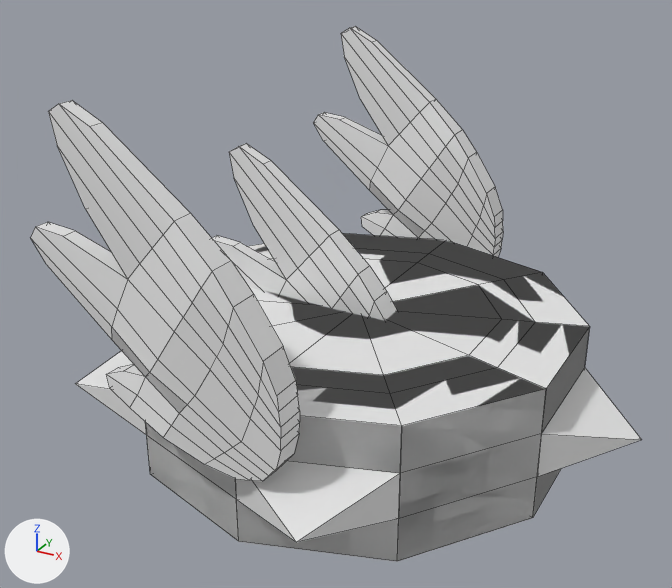
One commit to the FBX model Models/Items/Pucks/pucks.fbx: the scene before it, then after it.
Camera for both pictures: a 50 mm lens placed at (0.0157, -0.0305, 0.021), pointed at (-0.0004, -0.0013, 0.0064). Every picture has the same lights, and +X, +Y and +Z are marked at lower left. Mesh edges are drawn as thin lines. Where no turn or scale is listed for an object, it has been applied to the vertices.

The first picture shows 'Normal Puck', 'Spiked Puck', 'Wing', 'temp Staged Wing 1', 'temp Staged Wing 2'.
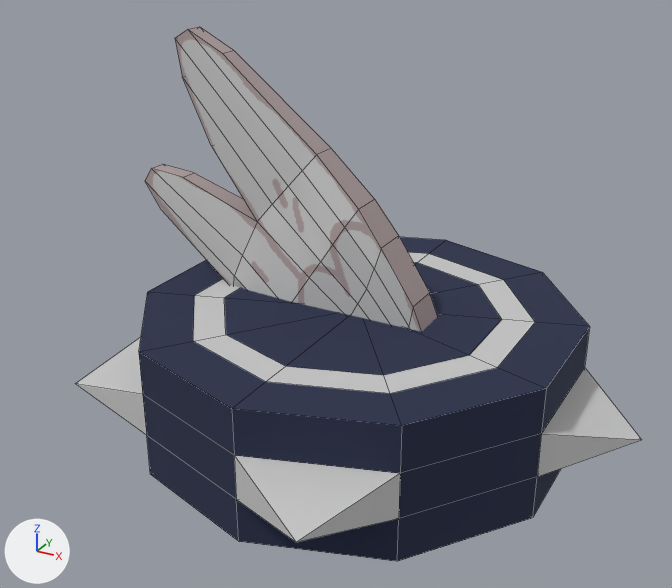
The change, as a list of edits to the scene's bpy script:
```text
Add img_color_puck_spiked_png:
    img_color_puck_spiked_png = load_image('color_puck_spiked.png', '_unpacked/color_puck_spiked.png', 1024, 1024, 'sRGB')
Add img_color_puck_wing_png:
    img_color_puck_wing_png = load_image('color_puck_wing.png', '_unpacked/color_puck_wing.png', 1024, 1024, 'sRGB')
Add mat_m_puckspiked:
    mat_m_puckspiked = principled_material('m_puckspiked')
    mat_m_puckspiked.texture = img_color_puck_spiked_png  # with its transparency
    mat_m_puckspiked.roughness = 1.0
Add mat_m_puckwing:
    mat_m_puckwing = principled_material('m_puckwing')
    mat_m_puckwing.texture = img_color_puck_wing_png  # with its transparency
    mat_m_puckwing.roughness = 0.929
Change me_spiked_puck:
    where me_spiked_puck.from_pydata(...)  # 67 vertices, 85 faces; spans x -0.0093..0.0115, y -0.0109..0.0109, z 0.0..0.0053
    used by ob_spiked_puck; location = (0.0, 0.0, 0.0)
    me_spiked_puck part 2: texture (UV) coordinates of 85 of 85 faces, centred in x -0.0088..0.0096, y -0.0097..0.0097, z 0.0..0.0053, changed; they spanned u 0.0..1.0, v 0.01..1.0 and now span u 0.03..0.97, v 0.04..0.8
    add me_spiked_puck.materials.append(mat_m_puckspiked)  # picture img_color_puck_spiked_png
Change me_wing:
    used by ob_wing; location = (0.0, 0.0, 0.0)
    remove me_wing.from_pydata(...)  # 120 vertices, 119 faces; spans x -0.00741..0.0025, y -0.00056..0.00056, z -0.00007..0.01139
    add me_wing.from_pydata(...)  # 120 vertices, 118 faces; spans x -0.0103..0.00347, y -0.00077..0.00077, z -0.0001..0.01583
    me_wing part 1: the whole mesh is rebuilt
    add me_wing.materials.append(mat_m_puckwing)  # picture img_color_puck_wing_png
Remove ob_normal_puck:
    ob_normal_puck = bpy.data.objects.new('Normal Puck', me_normal_puck)
    ob_normal_puck.location = (0.0, 0.0, 0.0)
Remove ob_temp_staged_wing_2:
    ob_temp_staged_wing_2 = bpy.data.objects.new('temp Staged Wing 2', me_temp_staged_wing_2)
    ob_temp_staged_wing_2.location = (0.0, 0.0, 0.0)
Remove ob_temp_staged_wing_1:
    ob_temp_staged_wing_1 = bpy.data.objects.new('temp Staged Wing 1', me_temp_staged_wing_1)
    ob_temp_staged_wing_1.location = (0.0, 0.0, 0.0)
```

Pixel boxes (x1, y1, x2, y2) of what changed, in the pictures (672 x 588 px):
'Spiked Puck', recoloured, surface changed: (76, 233, 641, 561) in both
'temp Staged Wing 2', deleted: before (31, 100, 300, 481)
'Wing', reshaped: before (212, 143, 397, 321); after (145, 27, 438, 332)
'temp Staged Wing 1', deleted: before (313, 26, 503, 257)
'Normal Puck', deleted: before (145, 328, 589, 561)
part 2 of me_spiked_puck, surface changed: before (76, 233, 641, 561); after (76, 237, 641, 561)
